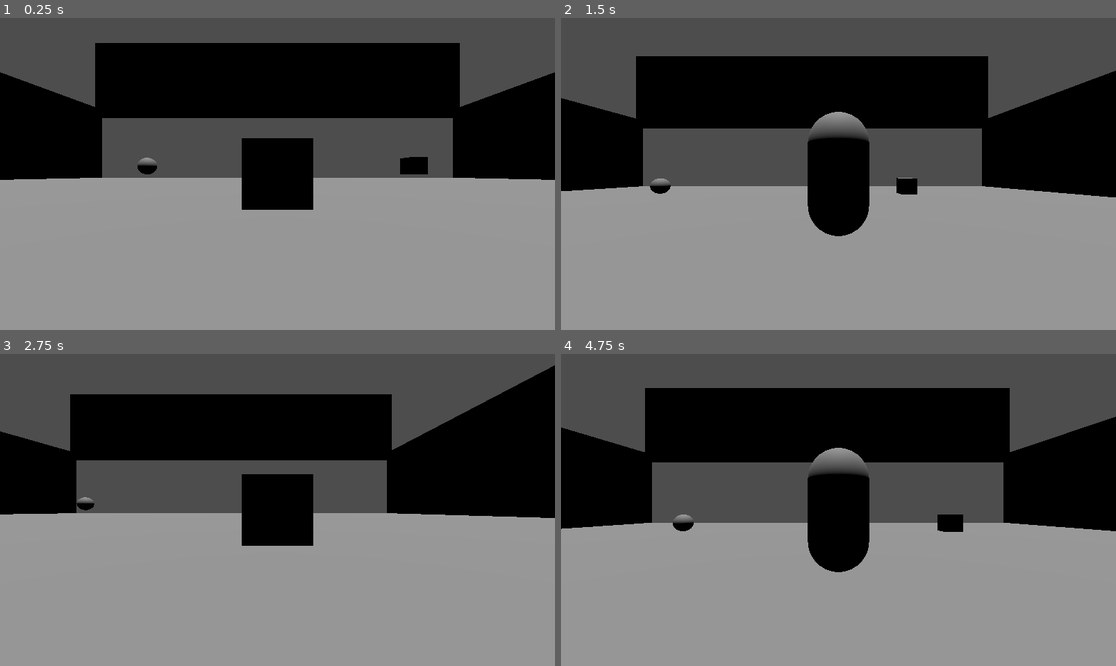
Above: before the commit, frames 1-4 (two rows, left to right).
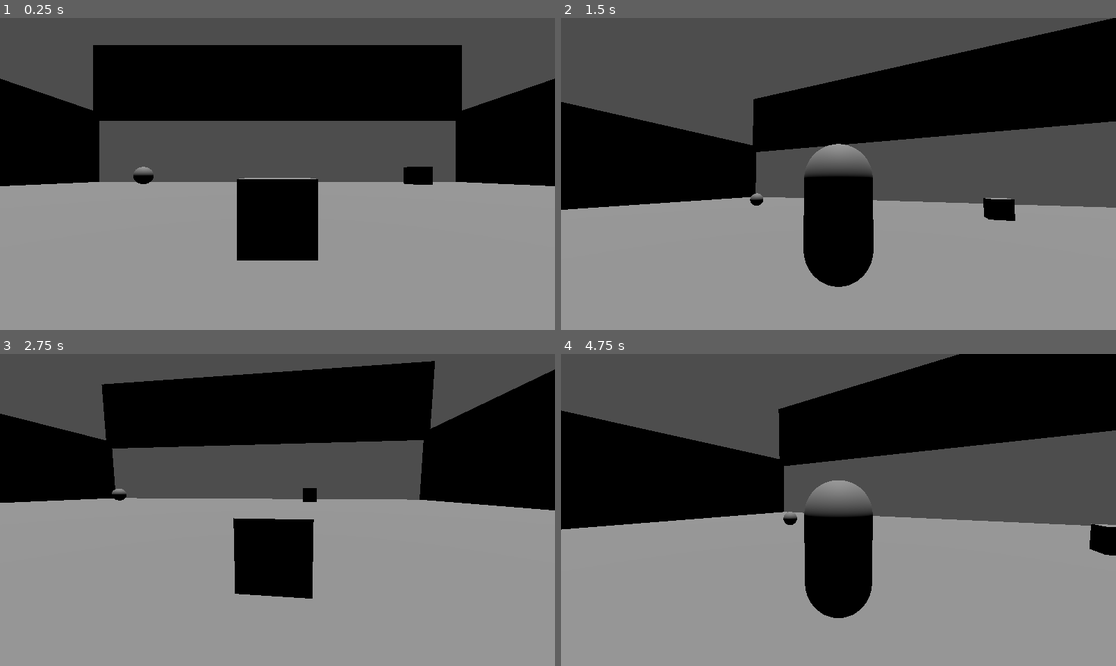
Above: after the commit, the same moments.

Repository: IMKarhu/GMTK2024
Game: Godot game, scene res://scenes/Playables/MyScene.tscn
The game is run twice, just before and just after one commit, with the same random seed, the same clock (stepped at 60 frames per second) and the same inputs.
Inputs (mouse positions are in pixels of both pictures, inside the frame that each line leads up to):
- Up to frame 1 (0.25 s): no input
- Up to frame 2 (1.5 s): move the mouse to (960, 158) at 0.52 s; hold D (move_right) 0.53-1.28 s; hold F (changeForm) 0.53-1.28 s; click (960, 158) at 0.67 s; tap Space (jump) at 0.77 s; move the mouse to (727, 189) at 1.27 s; hold S (move_backwards) from 1.28 s (still down); tap E (interact) at 1.35 s
- Up to frame 3 (2.75 s): tap Space (jump) at 1.52 s; move the mouse to (333, 441) at 2.02 s; release S (move_backwards) at 2.03 s; hold D (move_right) from 2.03 s (still down); hold F (changeForm) from 2.03 s (still down)
- Up to frame 4 (4.75 s): move the mouse to (810, 572) at 2.77 s; release D (move_right) at 2.78 s; release F (changeForm) at 2.78 s; hold W (move_forward) 2.78-3.53 s; tap E (interact) at 2.85, 4.35 s; click (810, 572) at 2.92 s; tap Space (jump) at 3.02, 3.77, 4.52 s; move the mouse to (1005, 556) at 3.52 s; hold F (changeForm) 3.53-4.28 s; hold A (move_left) from 3.53 s (still down); move the mouse to (672, 463) at 4.27 s

The runs differ from the first frame. In frame 1, 7.9% of the frame differs, in the area x 0-100%, y 8-78%; in frame 2, 30%, in the area x 0-100%, y 0-87%; in frame 3, 19%; in frame 4, 29%.

Commit message:
WIP CameraController

Diff:
--- a/OnlyDown/scenes/Player.tscn
+++ b/OnlyDown/scenes/Player.tscn
@@ -1,6 +1,7 @@
-[gd_scene load_steps=5 format=3 uid="uid://uf18hxdpc23s"]
+[gd_scene load_steps=6 format=3 uid="uid://ld53tljlh81y"]
 
 [ext_resource type="Script" path="res://src/Player.gd" id="1_t77la"]
+[ext_resource type="Script" path="res://src/CameraController.gd" id="2_08ip3"]
 
 [sub_resource type="TorusMesh" id="TorusMesh_v8sfi"]
 
@@ -16,8 +17,19 @@
 [node name="Mesh" type="MeshInstance3D" parent="."]
 mesh = SubResource("BoxMesh_7xga3")
 
-[node name="MainCamera" type="Camera3D" parent="."]
-transform = Transform3D(1, 0, 0, 0, 1, 0, 0, 0, 1, 0, 0, 3.349)
-
 [node name="Collision" type="CollisionShape3D" parent="."]
 shape = SubResource("BoxShape3D_8daik")
+
+[node name="CameraRoot" type="Node3D" parent="."]
+transform = Transform3D(1, 0, 0, 0, 1, 0, 0, 0, 1, 0, 0.563407, 0)
+script = ExtResource("2_08ip3")
+
+[node name="CameraHorizontal" type="Node3D" parent="CameraRoot"]
+
+[node name="CameraVertical" type="Node3D" parent="CameraRoot/CameraHorizontal"]
+
+[node name="SpringArm3D" type="SpringArm3D" parent="CameraRoot/CameraHorizontal/CameraVertical"]
+spring_length = 3.0
+
+[node name="MainCamera" type="Camera3D" parent="CameraRoot/CameraHorizontal/CameraVertical/SpringArm3D"]
+transform = Transform3D(1, 0, 0, 0, 1, 0, 0, 0, 1, 0, 0, 3.349)
--- a/OnlyDown/src/CameraController.gd
+++ b/OnlyDown/src/CameraController.gd
@@ -13,6 +13,8 @@
 var m_horizontalAcceleration: float = 15
 var m_verticalAcceleration: float = 15
 
+var m_min: float = -55
+var m_max: float = 60
 
 
 # Called when the node enters the scene tree for the first time.
@@ -34,5 +36,6 @@
 
 # Called every frame. 'delta' is the elapsed time since the previous frame.
 func _process(delta):
-	m_cameraHorizontal.rotation_degrees.x = lerp(m_cameraHorizontal.rotation_degrees.x, m_Horizontal, m_horizontalAcceleration * delta)
-	m_cameraVertical.rotation_degrees.y = lerp(m_cameraVertical.rotation_degrees.y, m_vertical, m_verticalAcceleration * delta)
+	m_vertical = clamp(m_vertical, m_min, m_max)
+	m_cameraHorizontal.rotation_degrees.y = lerp(m_cameraHorizontal.rotation_degrees.y, m_Horizontal, m_horizontalAcceleration * delta)
+	m_cameraVertical.rotation_degrees.x = lerp(m_cameraVertical.rotation_degrees.x, m_vertical, m_verticalAcceleration * delta)
Not shown: 1 places in OnlyDown/scenes/Playables/MyScene.tscn that only renumber resources
